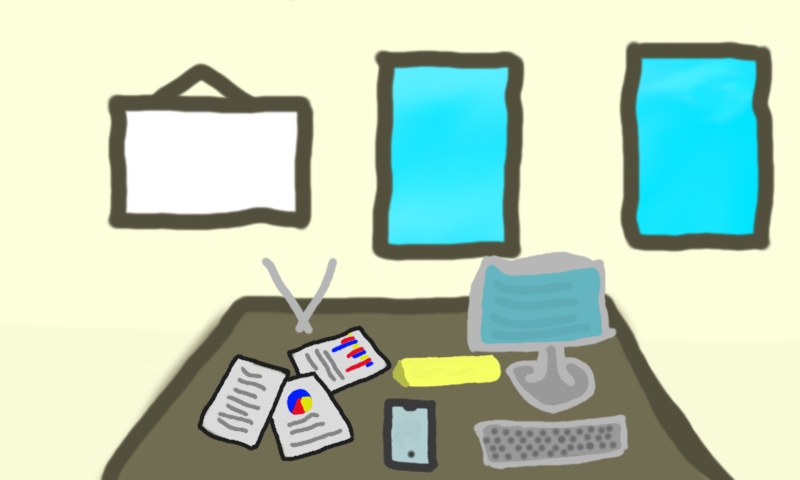
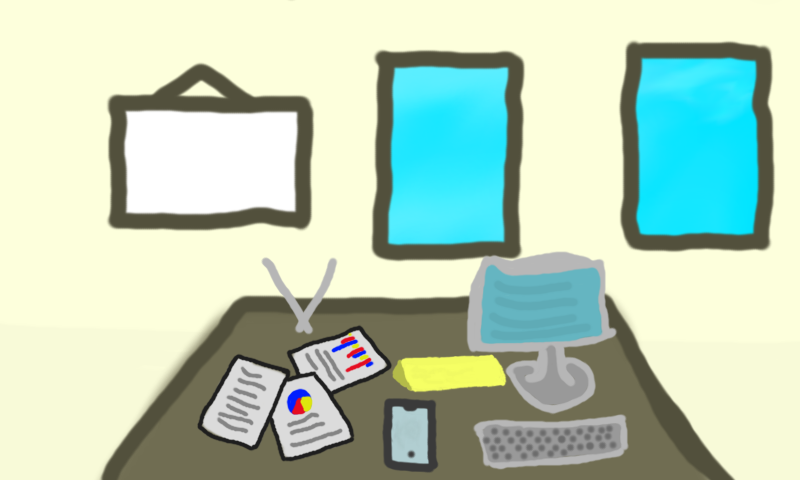
Comparing the layer stacks of the two w=800, h=480 images. Changes:
painted on "Name" over [404, 363, 507, 393]
